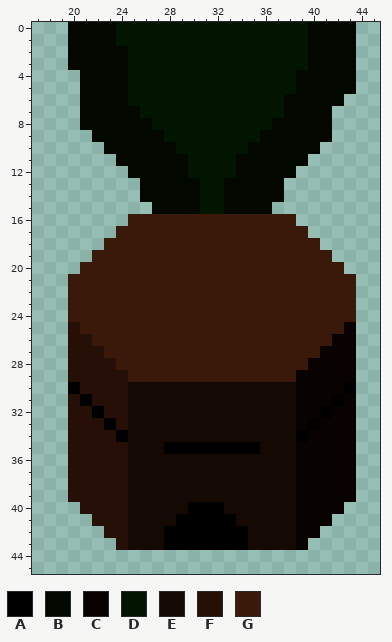
One commit to this pixel-art sprite: Assets/Sprites/Tiles/Base.png. Above, as it was before the edit.
The file is 64x64 pixels. Colours within 5 levels of each other are drawn and written as one. Shown: x 17..45, y 0..45.
Palette (. is transparent): A #000000  B #020800  C #080301  D #021500  E #150903  F #260f06  G #3b190a
Pixels before, first column x 20:
 0 BBBBDDDDDDDDDDDDDDDDBBBB
 1 BBBBDDDDDDDDDDDDDDDDBBBB
 2 BBBBBDDDDDDDDDDDDDDDBBBB
 3 BBBBBDDDDDDDDDDDDDDDBBBB
 4 .BBBBDDDDDDDDDDDDDDBBBBB
 5 .BBBBDDDDDDDDDDDDDDBBBBB
 6 .BBBBDDDDDDDDDDDDDBBBBB.
 7 .BBBBBDDDDDDDDDDDDBBBB..
 8 .BBBBBBDDDDDDDDDDBBBBB..
 9 ..BBBBBBDDDDDDDDBBBBBB..
10 ...BBBBBBDDDDDDBBBBBB...
11 ....BBBBBBDDDDBBBBBB....
12 .....BBBBBDDDDBBBBB.....
13 ......BBBBBDDBBBBB......
14 ......BBBBBDDBBBBB......
15 .......BBBBDDBBBB.......
16 .....GGGGGGGGGGGGGG.....
17 ....GGGGGGGGGGGGGGGG....
18 ...GGGGGGGGGGGGGGGGGG...
19 ..GGGGGGGGGGGGGGGGGGGG..
20 .GGGGGGGGGGGGGGGGGGGGGG.
21 GGGGGGGGGGGGGGGGGGGGGGGG
22 GGGGGGGGGGGGGGGGGGGGGGGG
23 GGGGGGGGGGGGGGGGGGGGGGGG
24 GGGGGGGGGGGGGGGGGGGGGGGG
25 FGGGGGGGGGGGGGGGGGGGGGGC
26 FFGGGGGGGGGGGGGGGGGGGGCC
27 FFFGGGGGGGGGGGGGGGGGGCCC
28 FFFFGGGGGGGGGGGGGGGGCCCC
29 FFFFFGGGGGGGGGGGGGGCCCCC
30 AFFFFEEEEEEEEEEEEEECCCCA
31 FAFFFEEEEEEEEEEEEEECCCAC
32 FFAFFEEEEEEEEEEEEEECCACC
33 FFFAFEEEEEEEEEEEEEECACCC
34 FFFFAEEEEEEEEEEEEEEACCCC
35 FFFFFEEEAAAAAAAAEEECCCCC
36 FFFFFEEEEEEEEEEEEEECCCCC
37 FFFFFEEEEEEEEEEEEEECCCCC
38 FFFFFEEEEEEEEEEEEEECCCCC
39 FFFFFEEEEEEEEEEEEEECCCCC
40 .FFFFEEEEEAAAEEEEEECCCC.
41 ..FFFEEEEAAAAAEEEEECCC..
42 ...FFEEEAAAAAAAEEEECC...
43 ....FEEEAAAAAAAEEEEC....
And afterwards:
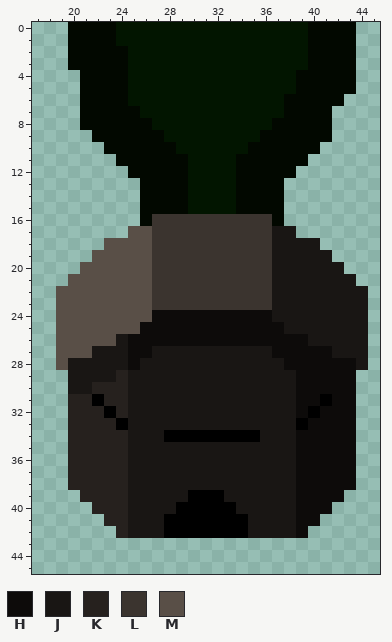
Colours new in this view: H #0d0b0a  J #191614  K #26211e  L #3b342f  M #594f47
Difference:
Changed rows in their new state; - is an unchanged pixel.
first column x 19:
13 -----------D--D-----------
14 -----------D--D-----------
15 -------B---D--D---B-------
16 ------.BLLLLLLLLLLB.------
17 -----.MMLLLLLLLLLLJJ.-----
18 ----MMMMLLLLLLLLLLJJJJ----
19 ---MMMMMLLLLLLLLLLJJJJJ---
20 --MMMMMMLLLLLLLLLLJJJJJJ--
21 -MMMMMMMLLLLLLLLLLJJJJJJJ-
22 MMMMMMMMLLLLLLLLLLJJJJJJJJ
23 MMMMMMMMLLLLLLLLLLJJJJJJJJ
24 MMMMMMMMHHHHHHHHHHJJJJJJJJ
25 MMMMMMMHHHHHHHHHHHHJJJJJJJ
26 MMMMMJHHHHHHHHHHHHHHHJJJJJ
27 MMMJJJHHJJJJJJJJJJHHHHHJJJ
28 MJJJJJHJJJJJJJJJJJJHHHHHHJ
29 -JJJJKJJJJJJJJJJJJJJHHHHH-
30 -JJKKKJJJJJJJJJJJJJJHHHHH-
31 -KKAKKJJJJJJJJJJJJJJHHAHH-
32 -KKKAKJJJJJJJJJJJJJJHAHHH-
33 -KKKKAJJJJJJJJJJJJJJAHHHH-
34 -KKKKKJJJAAAAAAAAJJJHHHHH-
35 -KKKKKJJJJJJJJJJJJJJHHHHH-
36 -KKKKKJJJJJJJJJJJJJJHHHHH-
37 -KKKKKJJJJJJJJJJJJJJHHHHH-
38 -KKKKKJJJJJJJJJJJJJJHHHHH-
39 -.KKKKJJJJJAAAJJJJJJHHHH.-
40 --.KKKJJJJA---AJJJJJHHH.--
41 ---.KKJJJA-----AJJJJHH.---
42 ----.KJJJ-------JJJJH.----
43 -----................-----
Where, in picture pixels (left, top, right, bottom), the same in both pictures:
changed: (56, 178, 368, 550)
